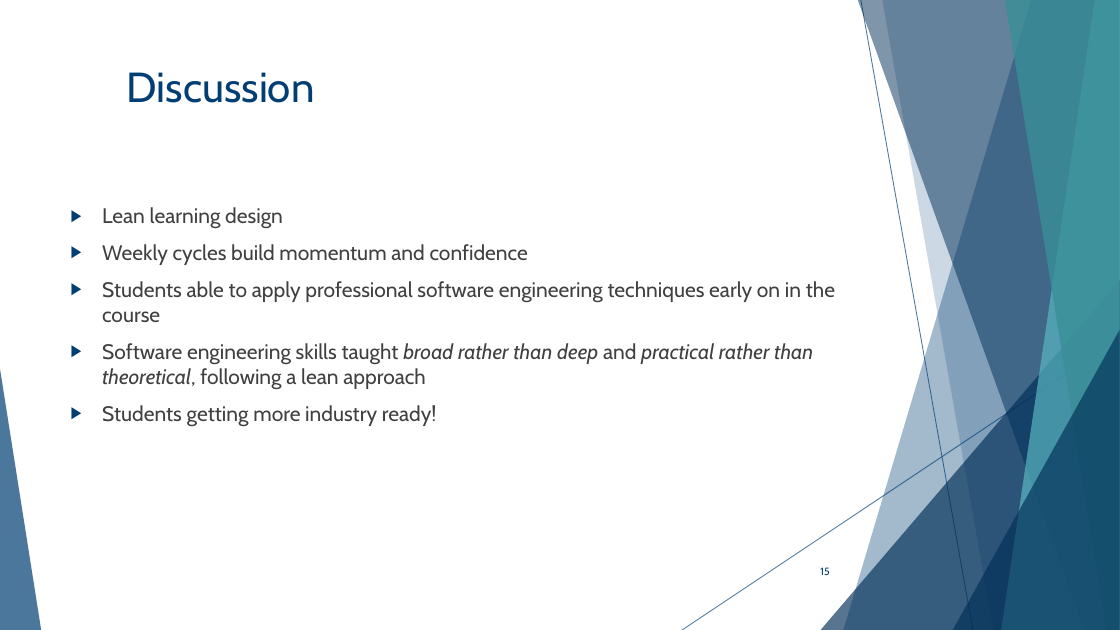
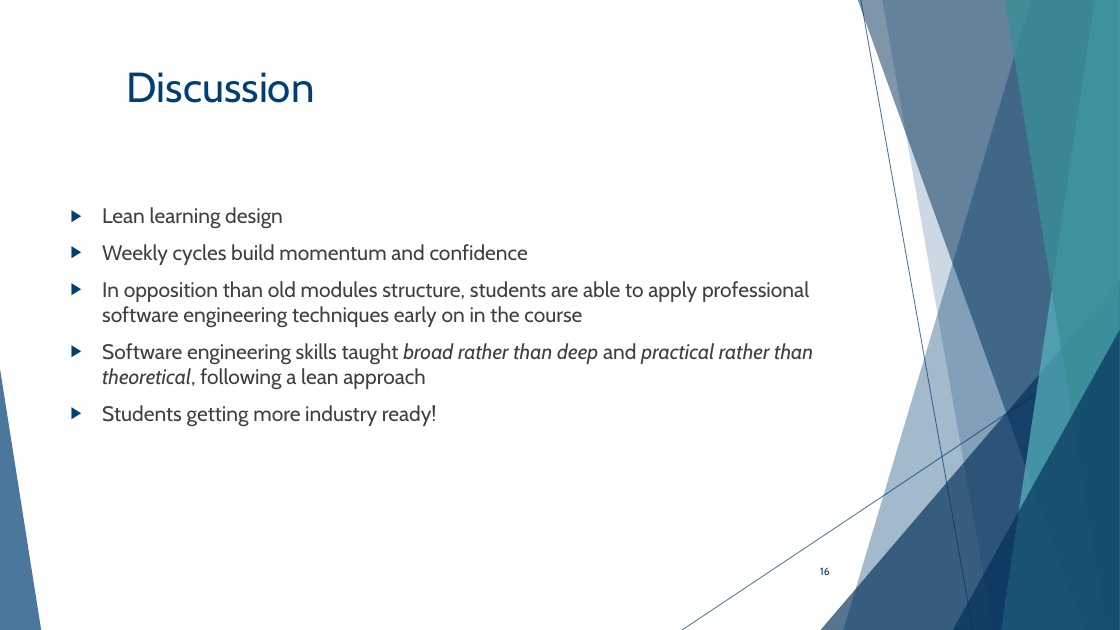
Before and after one commit to estifraca/estifraca.github.io, a slide deck: slide 16 of EERN-2025-Fraca.pptx (slide 15 before the commit). Drawn at 1120x630 pixels with LibreOffice and Linux fonts; fonts in the diff are those of the drawing. Boxes give left, top, right and bottom in pixels: in the first picture for what was removed or moved away, otherwise in the second. Text is boxed around its words. In the diff, an @@ line names an element or a change of style, - is before the commit and + after.

```diff
--- a/EERN-2025-Fraca.pptx
+++ b/EERN-2025-Fraca.pptx
@@ text at (102, 281, 809, 327): text changed @@
-▶ Students able to apply professional software engineering techniques early on in the course
+▶ In opposition than old modules structure, students are able to apply professional software engineering techniques early on in the course
@@ page number at (820, 567, 830, 575): text changed @@
-15
+16
```
Also in this commit, not shown: 3 other slides changed, 1 slide added.
